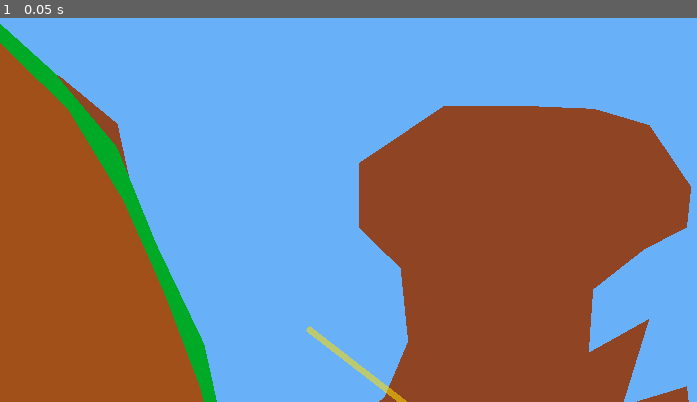
Above: before the commit, frame 1.
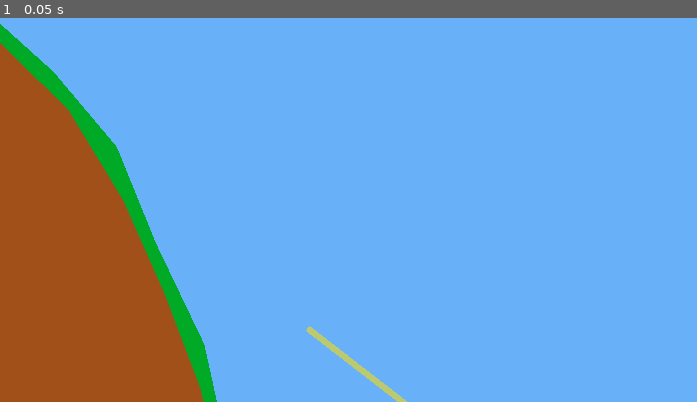
Above: after the commit, the same moment.

Repository: Athakaspen/NotWorms
Game: Godot game, scene res://MainScenes/Maps/Map1.tscn
The game is run twice, just before and just after one commit, with the same random seed, the same clock (stepped at 60 frames per second) and the same inputs. This scene is started directly instead of the project's main scene. The engine's default icon, where the game draws it, is replaced by a stand-in: a white triangle on a blue panel in a dark square.
Inputs:
- Up to frame 1 (0.05 s): no input

The runs differ from the first frame. In frame 1, 28% of the frame differs, in the area x 8-100%, y 14-100%.

Commit message:
gonna try giving up on a map loading system

Diff:
--- /dev/null
+++ b/MainScenes/BaseLevel.tscn
@@ -0,0 +1,50 @@
+[gd_scene load_steps=6 format=2]
+
+[ext_resource path="res://Scripts/Level.gd" type="Script" id=1]
+[ext_resource path="res://SubScenes/Player/Player.tscn" type="PackedScene" id=3]
+[ext_resource path="res://Scripts/TurnQueue.gd" type="Script" id=4]
+[ext_resource path="res://MainScenes/LevelUI.tscn" type="PackedScene" id=5]
+[ext_resource path="res://Scripts/ProjectileHolder.gd" type="Script" id=9]
+
+[node name="Level" type="Node2D"]
+script = ExtResource( 1 )
+
+[node name="ChestHolder" type="Node2D" parent="."]
+
+[node name="ProjectileHolder" type="Node2D" parent="."]
+script = ExtResource( 9 )
+
+[node name="TurnQueue" type="Node" parent="."]
+script = ExtResource( 4 )
+
+[node name="Player1" parent="TurnQueue" instance=ExtResource( 3 )]
+
+[node name="Player2" parent="TurnQueue" instance=ExtResource( 3 )]
+player_model = "chicken2"
+
+[node name="PlayerBody" parent="TurnQueue/Player2" index="0"]
+position = Vector2( 378, 748 )
+
+[node name="CameraLimit" type="Position2D" parent="."]
+position = Vector2( 1920, 1080 )
+__meta__ = {
+"_gizmo_extents_": 10000.0
+}
+
+[node name="GameCamera" type="Camera2D" parent="."]
+position = Vector2( -1, -1 )
+current = true
+limit_left = 0
+limit_top = 0
+smoothing_enabled = true
+smoothing_speed = 3.0
+
+[node name="UICanvas" type="CanvasLayer" parent="."]
+
+[node name="UIHolder" parent="UICanvas" instance=ExtResource( 5 )]
+visible = false
+
+[editable path="TurnQueue/Player1"]
+[editable path="TurnQueue/Player1/PlayerBody"]
+[editable path="TurnQueue/Player2"]
+[editable path="TurnQueue/Player2/PlayerBody"]
--- a/MainScenes/Level.tscn
+++ b/MainScenes/DebugLevel.tscn
@@ -13,6 +13,7 @@
 script = ExtResource( 1 )
 
 [node name="Terrain" parent="." instance=ExtResource( 2 )]
+chunkify_on_load = true
 
 [node name="ChestSpawner" type="Node2D" parent="."]
 script = ExtResource( 6 )
--- a/MainScenes/Maps/Map1.tscn
+++ b/MainScenes/Maps/Map1.tscn
@@ -16,6 +16,7 @@
 script = ExtResource( 1 )
 
 [node name="RenderPoly" type="Polygon2D" parent="Terrain"]
+visible = false
 modulate = Color( 1, 1, 1, 0.384314 )
 color = Color( 0.564706, 0.270588, 0.141176, 1 )
 polygon = PoolVector2Array( -2, 154, 96, 199, 188, 275, 210, 376, 152, 513, 150, 699, 287, 816, 482, 801, 615, 713, 653 …(382 unchanged characters)…
--- a/Scripts/Terrain.gd
+++ b/Scripts/Terrain.gd
@@ -2,9 +2,11 @@
 
 var destructible = preload("res://SubScenes/Terrain/Destructible.tscn")
 
+# Used to automaticallt chunkify terrain on debug map
+export var chunkify_on_load := false
+
 func _ready() -> void:
-	chunkify_terrain()
-
+	if chunkify_on_load: chunkify_terrain()
 
 # Called every frame. 'delta' is the elapsed time since the previous frame.
 #func _process(delta):
--- a/project.godot
+++ b/project.godot
@@ -45,7 +45,7 @@
 [application]
 
 config/name="NotWorms"
-run/main_scene="res://MainScenes/Level.tscn"
+run/main_scene="res://MainScenes/DebugLevel.tscn"
 config/icon="res://icon.png"
 
 [autoload]
